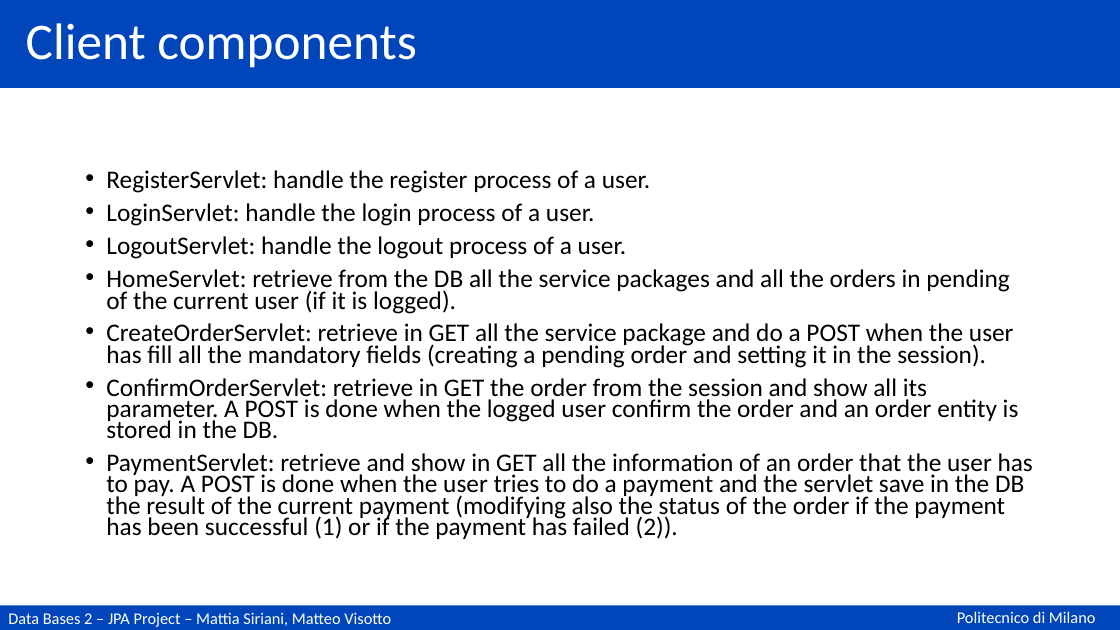
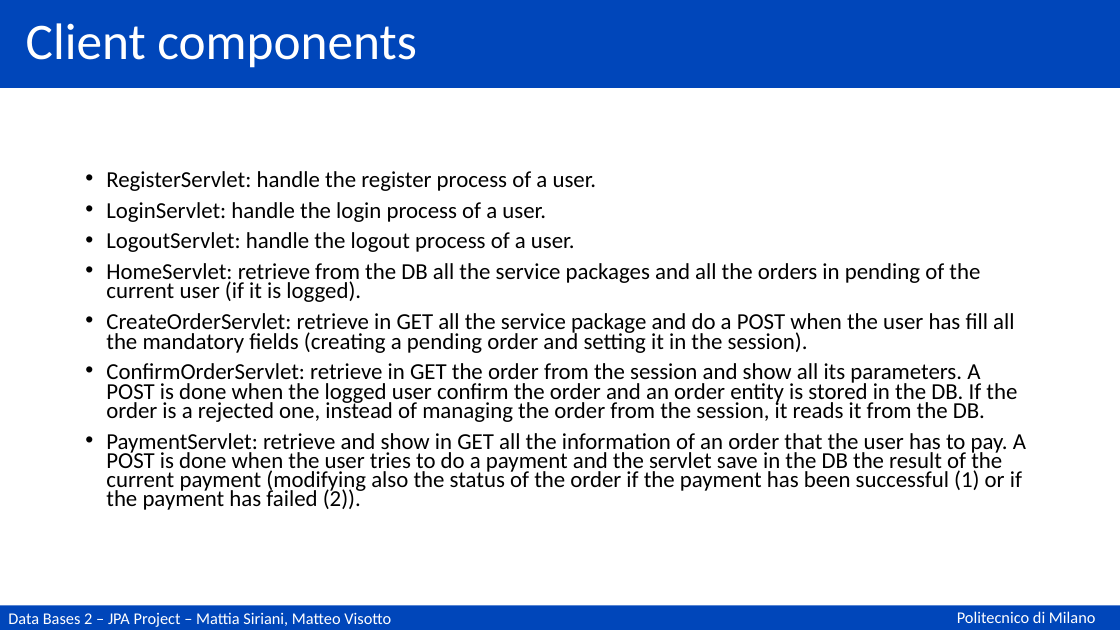
Before and after one commit to matteovisotto/DB2-SirianiVisotto, a slide deck: slide 102 of Documentation.pptx. Drawn at 1120x630 pixels with LibreOffice and Linux fonts; fonts in the diff are those of the drawing. Boxes give left, top, right and bottom in pixels: in the first picture for what was removed or moved away, otherwise in the second. Text is boxed around its words. In the diff, an @@ line names an element or a change of style, - is before the commit and + after.

```diff
--- a/Documentation.pptx
+++ b/Documentation.pptx
@@ text at (106, 171, 1026, 510): size 21.7 to 19.6 pt in "RegisterServlet: handle the register process of a ...", "LoginServlet: handle the login process of a ...", "LogoutServlet: handle the logout process of a ...", "HomeServlet: retrieve from the DB all the ..." and 2 more places @@
@@ text at (106, 363, 1017, 422): text changed; size 21.7 to 19.6 pt @@
-• ConfirmOrderServlet: retrieve in GET the order from the session and show all its parameter. A POST is done when the logged user confirm the order and an order entity is stored in the DB.
+• ConfirmOrderServlet: retrieve in GET the order from the session and show all its parameters. A POST is done when the logged user confirm the order and an order entity is stored in the DB. If the order is a rejected one, instead of managing the order from the session, it reads it from the DB.
```
Also in this commit, not shown: 11 other slides changed, 3 other files.
